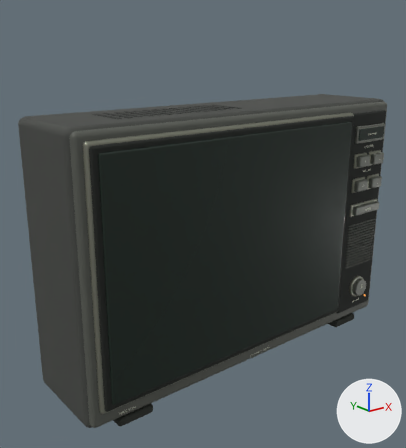
What one commit did to the glTF model public/models/retro-tv.glb.
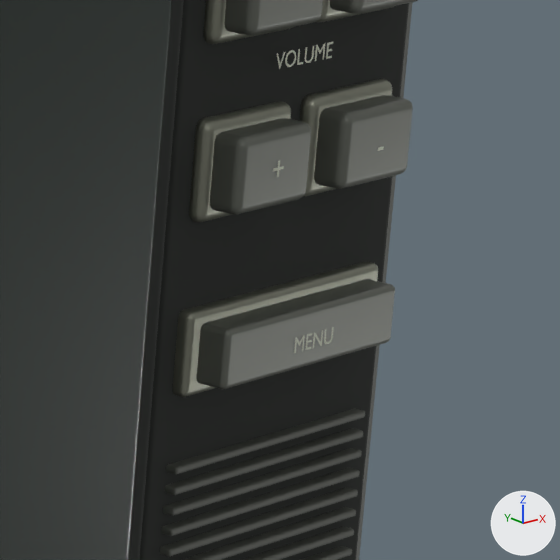
The first picture shows the older version from a 50 mm lens placed at (-13.28, -14.3, 6.55), pointed at (-0.95, 1.11, 0.39). The close-ups show the older and then the newer version on the part from 80% to 99% of the width and 36% to 53% of the height of that picture. Only the edits that show in the close-ups are written down. Every picture has the same lights, and +X, +Y and +Z are marked at lower right. Where no turn or scale is listed for an object, it has been applied to the vertices.

Names of what the first close-up shows: 'Button_channel-up', 'Button_menu', 'Button_volume-down', 'Button_volume-up', 'ControlPanel', 'Label_+.001', 'MenuSocket', 'ScreenGlass', 'ScreenRubberSeal', 'Socket_volume-down', 'Socket_volume-up', 'SpeakerSlat_00', 'SpeakerSlat_01' and 12 more.
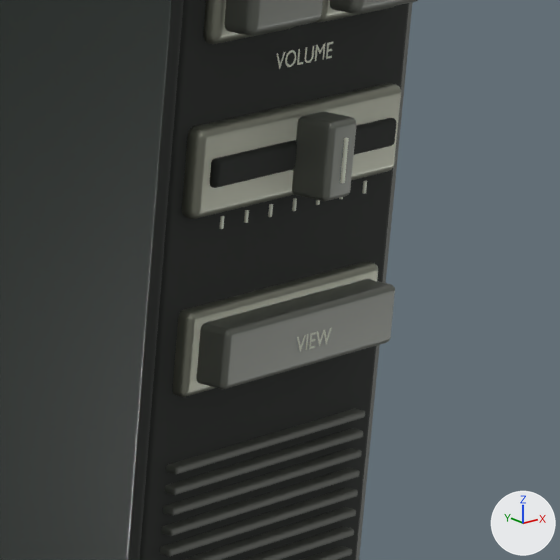
Not visible in the close-ups: 'VolumeTick_5'.

Edits to the bpy script that builds the scene:
```text
Add me_cube_203:
    me_cube_203.from_pydata(...)  # 152 vertices, 300 faces; spans x -0.81..0.81, y -0.03..0.03, z -0.08..0.08
    me_cube_203.materials.append(mat_recess_black)  # black #181d18
Add me_cube_210:
    me_cube_210.from_pydata(...)  # 152 vertices, 300 faces; spans x -0.01..0.01, y -0.007..0.007, z -0.035..0.035
    me_cube_210.materials.append(mat_warm_ivory_lettering)  # light grey #d3d7c5
Add me_cube_212:
    me_cube_212.from_pydata(...)  # 152 vertices, 300 faces; spans x -0.012..0.012, y -0.007..0.007, z -0.125..0.125
    me_cube_212.materials.append(mat_warm_ivory_lettering)  # light grey #d3d7c5
Add me_cube_211:
    me_cube_211.from_pydata(...)  # 152 vertices, 300 faces; spans x -0.12..0.12, y -0.12..0.12, z -0.22..0.22
    me_cube_211.materials.append(mat_control_graphite)  # grey #6c6f67
Add me_cube_202:
    me_cube_202.from_pydata(...)  # 152 vertices, 300 faces; spans x -0.91..0.91, y -0.06..0.06, z -0.25..0.25
    me_cube_202.materials.append(mat_aged_satin_nickel)  # grey #909384
Remove ob_button_volume_down:
    ob_button_volume_down = bpy.data.objects.new('Button_volume-down', me_cube_016)
    ob_button_volume_down.location = (6.02, -1.28, 1.38)
Remove ob_button_volume_up:
    ob_button_volume_up = bpy.data.objects.new('Button_volume-up', me_cube_014)
    ob_button_volume_up.location = (5.1, -1.28, 1.38)
Remove ob_label___001:
    ob_label___001 = bpy.data.objects.new('Label_+.001', me_text_005)
    ob_label___001.location = (5.1, -1.4, 1.32)
Remove ob_socket_volume_down:
    ob_socket_volume_down = bpy.data.objects.new('Socket_volume-down', me_cube_015)
    ob_socket_volume_down.location = (6.02, -1.15, 1.38)
Remove ob_socket_volume_up:
    ob_socket_volume_up = bpy.data.objects.new('Socket_volume-up', me_cube_013)
    ob_socket_volume_up.location = (5.1, -1.15, 1.38)
Add ob_volumetrack:
    ob_volumetrack = bpy.data.objects.new('VolumeTrack', me_cube_203)
    ob_volumetrack.location = (5.56, -1.235, 1.38)
Add ob_volumetick_6:
    ob_volumetick_6 = bpy.data.objects.new('VolumeTick_6', me_cube_210)
    ob_volumetick_6.location = (6.2, -1.2, 1.08)
Add ob_volumetick_5:
    ob_volumetick_5 = bpy.data.objects.new('VolumeTick_5', me_cube_210.copy())
    ob_volumetick_5.location = (5.987, -1.2, 1.08)
Add ob_volumetick_4:
    ob_volumetick_4 = bpy.data.objects.new('VolumeTick_4', me_cube_210.copy())
    ob_volumetick_4.location = (5.773, -1.2, 1.08)
Add ob_volumetick_3:
    ob_volumetick_3 = bpy.data.objects.new('VolumeTick_3', me_cube_210.copy())
    ob_volumetick_3.location = (5.56, -1.2, 1.08)
Add ob_volumetick_2:
    ob_volumetick_2 = bpy.data.objects.new('VolumeTick_2', me_cube_210.copy())
    ob_volumetick_2.location = (5.347, -1.2, 1.08)
Add ob_volumetick_1:
    ob_volumetick_1 = bpy.data.objects.new('VolumeTick_1', me_cube_210.copy())
    ob_volumetick_1.location = (5.133, -1.2, 1.08)
Add ob_volumetick_0:
    ob_volumetick_0 = bpy.data.objects.new('VolumeTick_0', me_cube_210.copy())
    ob_volumetick_0.location = (4.92, -1.2, 1.08)
Add ob_volumethumbgrip:
    ob_volumethumbgrip = bpy.data.objects.new('VolumeThumbGrip', me_cube_212)
    ob_volumethumbgrip.location = (5.56, -1.49, 1.38)
Add ob_volumethumb:
    ob_volumethumb = bpy.data.objects.new('VolumeThumb', me_cube_211)
    ob_volumethumb.location = (5.56, -1.36, 1.38)
Add ob_volumebezel:
    ob_volumebezel = bpy.data.objects.new('VolumeBezel', me_cube_202)
    ob_volumebezel.location = (5.56, -1.16, 1.38)
```

Location of each change, [x1, y1, x2, y2] in pixels of the close-ups (560 x 560 px):
'VolumeBezel', added
    after: [182, 83, 401, 219]
'Button_volume-up', deleted
    before: [210, 118, 311, 214]
'Button_volume-down', deleted
    before: [314, 95, 413, 189]
'VolumeThumb', added
    after: [292, 112, 357, 201]
'VolumeTrack', added (black)
    after: [210, 118, 396, 188]
'Socket_volume-up', deleted
    before: [189, 101, 291, 222]
'Socket_volume-down', deleted
    before: [300, 79, 392, 196]
'VolumeThumbGrip', added
    after: [340, 138, 349, 183]
'Label_+.001', deleted
    before: [273, 160, 284, 177]
'VolumeTick_1', added
    after: [244, 210, 249, 223]
'VolumeTick_3', added
    after: [292, 198, 297, 211]
'VolumeTick_6', added
    after: [362, 181, 367, 194]
